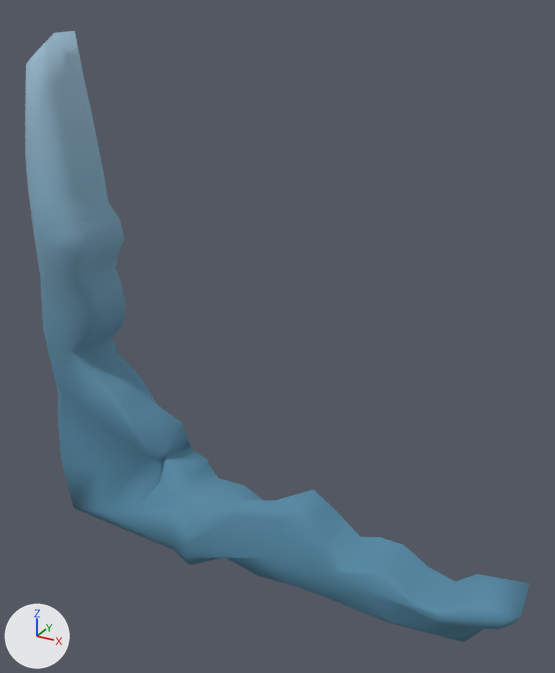
Two versions of the FBX model Assets/Content/Models/Dungeon/Winter/Winter/Snow_cap/Snow_cap_03.fbx, one commit apart.
Both versions are drawn from a 50 mm camera at (1.385, -1.599, 1.536) aimed at (0.51, -0.009, 0.74). Every picture has the same lights, and +X, +Y and +Z are marked at lower left. Where no turn or scale is listed for an object, it has been applied to the vertices.

In view in the first picture: 'Snow_cap_03'.
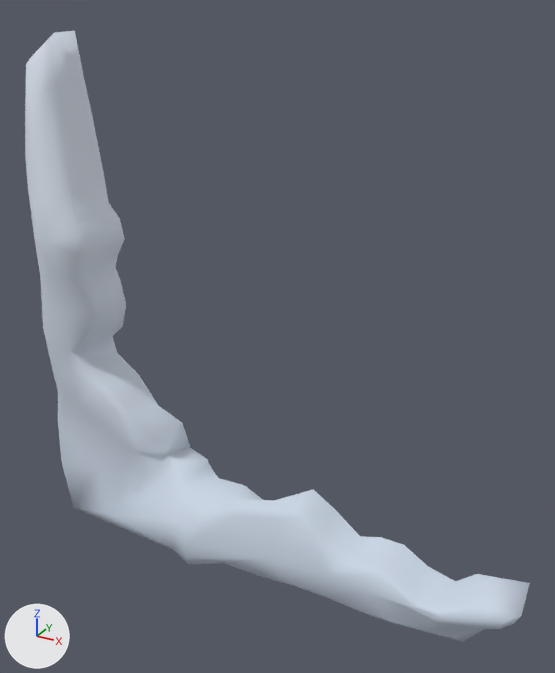
Where the newer file only moved an object's origin or applied its transform, the numbers keep the older frame.

Location of each change, [x1, y1, x2, y2] in pixels of the pictures (555 x 673 px):
part 1 of me_cube_021, built on: before [227, 558, 266, 576]; after [191, 557, 266, 576]
part 2 of me_cube_021, surface changed (blue to white): [25, 31, 530, 642] in both

Patch to the scene script:
```diff
--- a/Assets/Content/Models/Dungeon/Winter/Winter/Snow_cap/Snow_cap_03.fbx.py
+++ b/Assets/Content/Models/Dungeon/Winter/Winter/Snow_cap/Snow_cap_03.fbx.py
@@ me_cube_021 @@
 # used by ob_snow_cap_03; location = (0.0, 0.0, 0.397)
-me_cube_021.from_pydata(...)  # 195 vertices, 222 faces; spans x -0.284..1.211, y -0.161..0.073, z -0.411..1.06
+me_cube_021.from_pydata(...)  # 195 vertices, 223 faces; spans x -0.284..1.211, y -0.161..0.073, z -0.41..1.06
+# me_cube_021 part 1
+# 1 face is deleted
+# 116 vertices in x -0.279..1.211, y -0.161..0.073, z -0.411..1.059 move by (0.0, 0.0, 0.001)
+# 79 vertices move from x -0.284..1.203, y -0.157..0.07, z -0.405..1.06 to x -0.284..1.203, y -0.151..0.07, z -0.405..1.06
+# 2 new faces join them
+# me_cube_021 part 2: 221 kept faces spanning x -0.284..1.211, y -0.161..0.073, z -0.41..1.06 get new texture (UV) coordinates
 me_cube_021.materials.append(mat_texture_winter)
```
